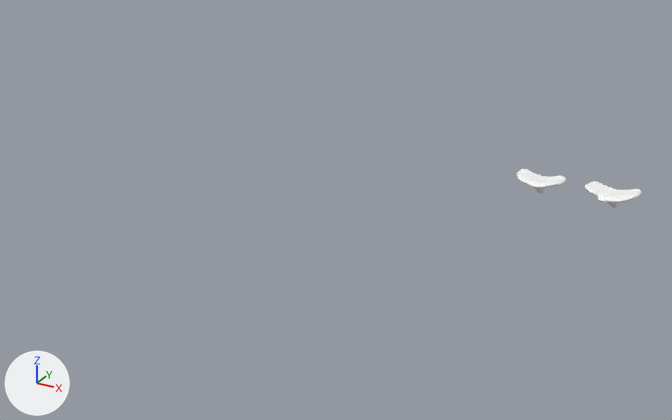
The FBX model Assets/3D Assets/Props/Mushrooms.fbx, before and after one commit.
One viewpoint serves both versions: a 50 mm lens placed at (0.49, -1.766, 0.714), pointed at (-0.311, -0.308, -0.015). Every picture has the same lights, and +X, +Y and +Z are marked at lower left. Objects named as collision shapes, trigger or cutter boxes, shadow casters or lower levels of detail are left out. Where no turn or scale is listed for an object, it has been applied to the vertices.

The first picture shows 'Mush_tree_a_LOD0', 'Mush_tree_b_LOD0'.
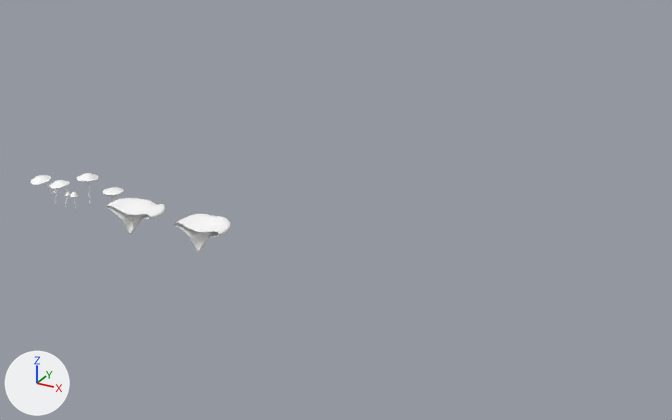
ob_mush_tree is not drawn itself; it is the parent of ob_mush_tree_b_lod0, ob_mush_tree_b_lod1, ob_mush_tree_a_lod1, ob_mush_tree_a_lod0.

What the commit changed:
Mesh me_mesh_011 is new.
It has 139 vertices, 264 faces and spans x -0.0188..0.0221, y -0.0208..0.0201, z -0.0038..0.0614.
It uses material mat_lazyuv (its picture is missing).
Mesh me_mesh_008 is new.
It has 468 vertices, 932 faces and spans x -0.0198..0.0198, y -0.0198..0.0198, z -0.0035..0.0416.
It uses material mat_lazyuv (its picture is missing).
Mesh me_mesh_013 is new.
It has 155 vertices, 296 faces and spans x -0.0184..0.0215, y -0.0461..0.0015, z -0.0038..0.0467.
It uses material mat_lazyuv (its picture is missing).
Mesh me_mesh_015 is new.
It has 162 vertices, 310 faces and spans x -0.0174..0.0217, y -0.0453..0.0015, z -0.0038..0.0467.
It uses material mat_lazyuv (its picture is missing).
Object 'Mush_tree_b_LOD0' (ob_mush_tree_b_lod0) moves from (15.0, 0.0, 0.0) to (15.0, -6.977, 0.0).
In object 'Mush_tree' (ob_mush_tree), parent is now set to ob_mushrooms.
Object 'Mush_tree' (ob_mush_tree) turns from (90, 0, 0) to (0, 0, 0) degrees about x, y and z.
Object 'Mush_tree' (ob_mush_tree) is rescaled from (0.01, 0.01, 0.01) to (1.0, 1.0, 1.0).
Object 'Mush_tree_a_LOD0' (ob_mush_tree_a_lod0) moves from (0.0, 0.0, 0.0) to (0.0, -6.977, 0.0).
Object 'Mushrooms' (ob_mushrooms) is new.
Its location is (-0.412, -0.602, 0.109).
Its rotation in degrees is (90, 0, 180).
Its scale is (0.01, 0.01, 0.01).
Object 'paleshroom_straight' (ob_paleshroom_straight) is new; it shows me_mesh_011.
Its location is (-0.729, -0.538, 0.0).
Object 'yellowmush_base' (ob_yellowmush_base) is new; it shows me_mesh_008.
Its location is (-0.666, -0.538, 0.0).
Object 'paleshroom_bent' (ob_paleshroom_bent) is new; it shows me_mesh_013.
Its location is (-0.779, -0.538, 0.0).
Object 'paleshroom_bentcut' (ob_paleshroom_bentcut) is new; it shows me_mesh_015.
Its location is (-0.829, -0.538, 0.0).

Where the change shows, as pixel boxes (x1, y1, x2, y2) in the pictures (672 x 420 px):
'Mush_tree_b_LOD0', moved, turned, rescaled
    before: (585, 181, 641, 207)
    after: (107, 198, 165, 233)
'Mush_tree_a_LOD0', moved, turned, rescaled
    before: (517, 169, 566, 194)
    after: (174, 214, 231, 251)
'paleshroom_straight', added
    after: (77, 173, 99, 204)
'paleshroom_bentcut', added
    after: (31, 175, 53, 194)
'yellowmush_base', added
    after: (103, 187, 124, 201)
'paleshroom_bent', added
    after: (49, 180, 71, 199)
